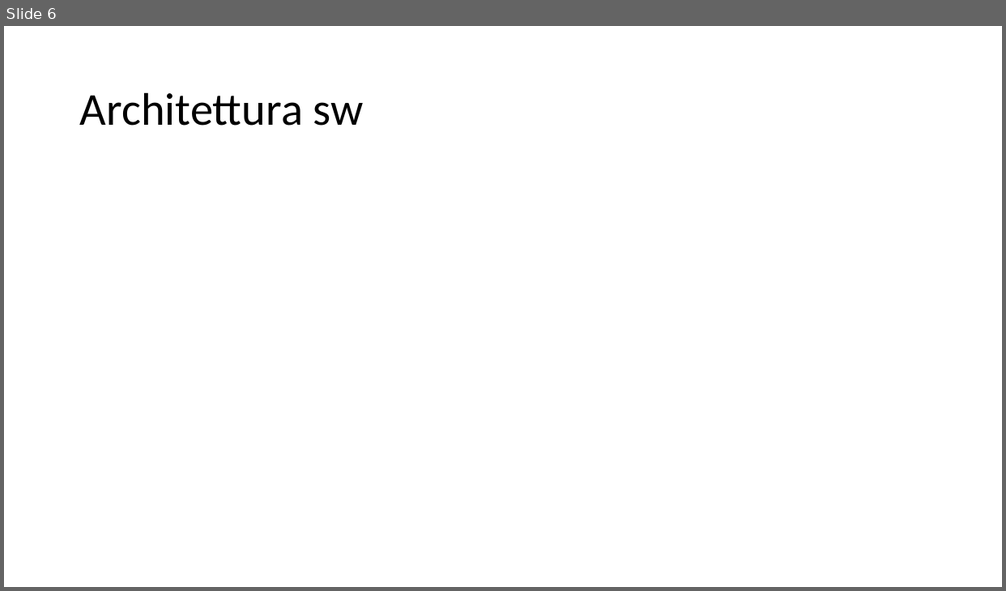
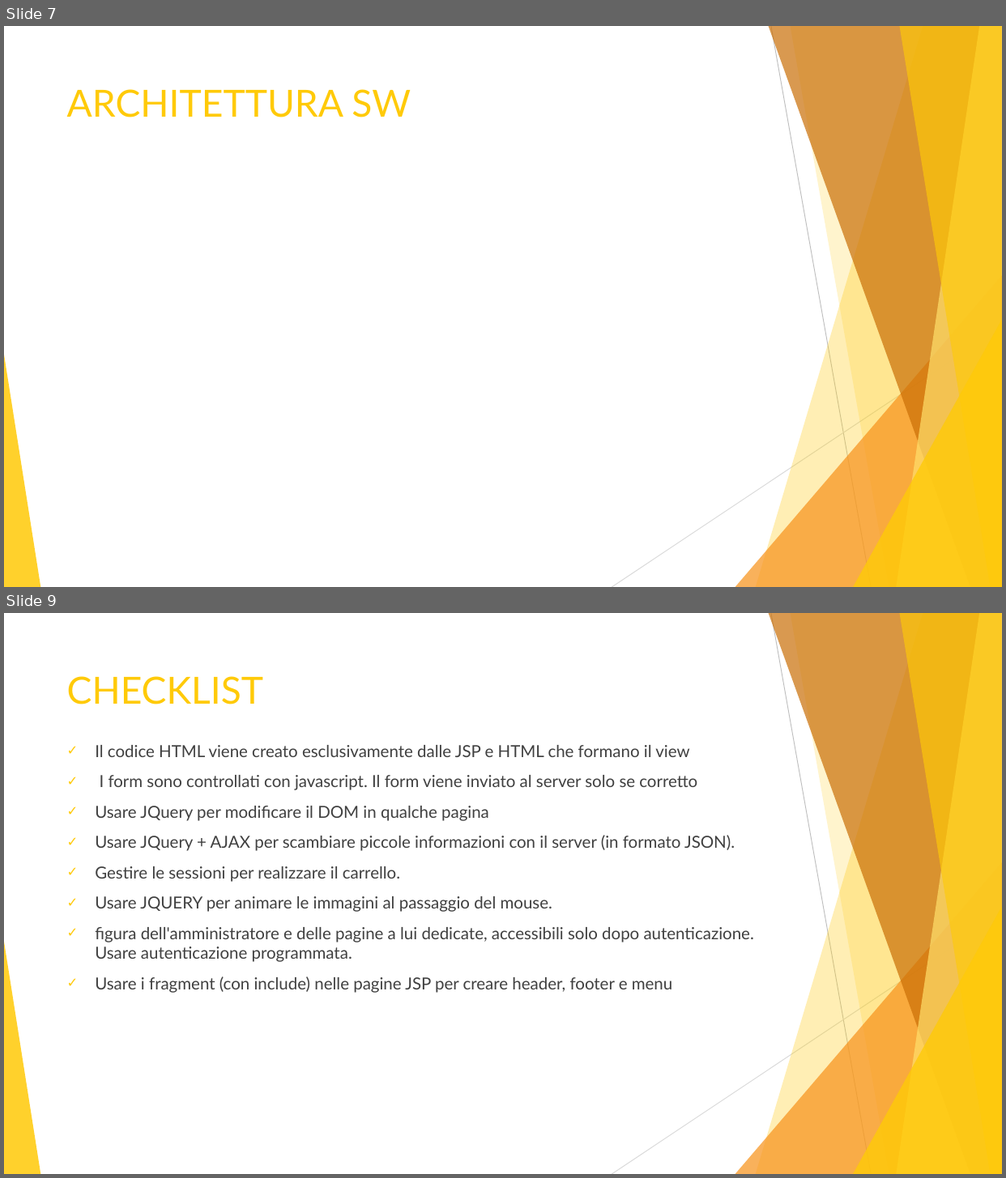
Before and after one commit to aymen94/visionario, a slide deck: documentation/it/Presentazione.pptx. Shown one above the other, each under a label of ours: slide 6 before the commit, slides 7 and 9 after it; the slides between them are not shown. The pictures are 1006x591 and 1006x1178 pixels, drawn with LibreOffice and Linux fonts; fonts in the diff are those of the drawing. Boxes give left, top, right and bottom in pixels: in the first picture for what was removed or moved away, otherwise in the second. Text is boxed around its words. In the diff, an @@ line names an element or a change of style, - is before the commit and + after.

```diff
--- a/documentation/it/Presentazione.pptx
+++ b/documentation/it/Presentazione.pptx
@@ slide 9 added at bbox=[4, 613, 1002, 1174], background #FFFFFF; not listed: 10 template elements that a slide beside it also shows @@
@@ title added at bbox=[67, 676, 263, 705], 36 pt, text #FFCA08 @@
+CHECKLIST
@@ text added at bbox=[95, 745, 754, 993], 16 pt, text #404040 @@
+✓ Il codice HTML viene creato esclusivamente dalle JSP e HTML che formano il view
+✓ I form sono controllati con javascript. Il form viene inviato al server solo se corretto
+✓ Usare JQuery per modificare il DOM in qualche pagina
+✓ Usare JQuery + AJAX per scambiare piccole informazioni con il server (in formato JSON).
+✓ Gestire le sessioni per realizzare il carrello.
+✓ Usare JQUERY per animare le immagini al passaggio del mouse.
+✓ figura dell'amministratore e delle pagine a lui dedicate, accessibili solo dopo autenticazione. Usare autenticazione programmata.
+✓ Usare i fragment (con include) nelle pagine JSP per creare header, footer e menu
@@ what was slide 6 is now slide 7 @@
@@ slide 7 changed as well @@
@@ title "ARCHITETTURA SW" at bbox=[67, 89, 411, 118]: vertical alignment middle to top @@
@@ title at bbox=[67, 89, 411, 118]: text changed; size 44 to 36 pt; font Calibri to Lato; text colour #000000 to #FFCA08 @@
-Architettura sw
+ARCHITETTURA SW
@@ group added at bbox=[4, 26, 1002, 587]: 5 freeform shapes, 3 triangles, 2 lines @@
```
Also in this commit, not shown: 5 other slides changed, 2 other slides added, 1 slide removed, 1 other file.
